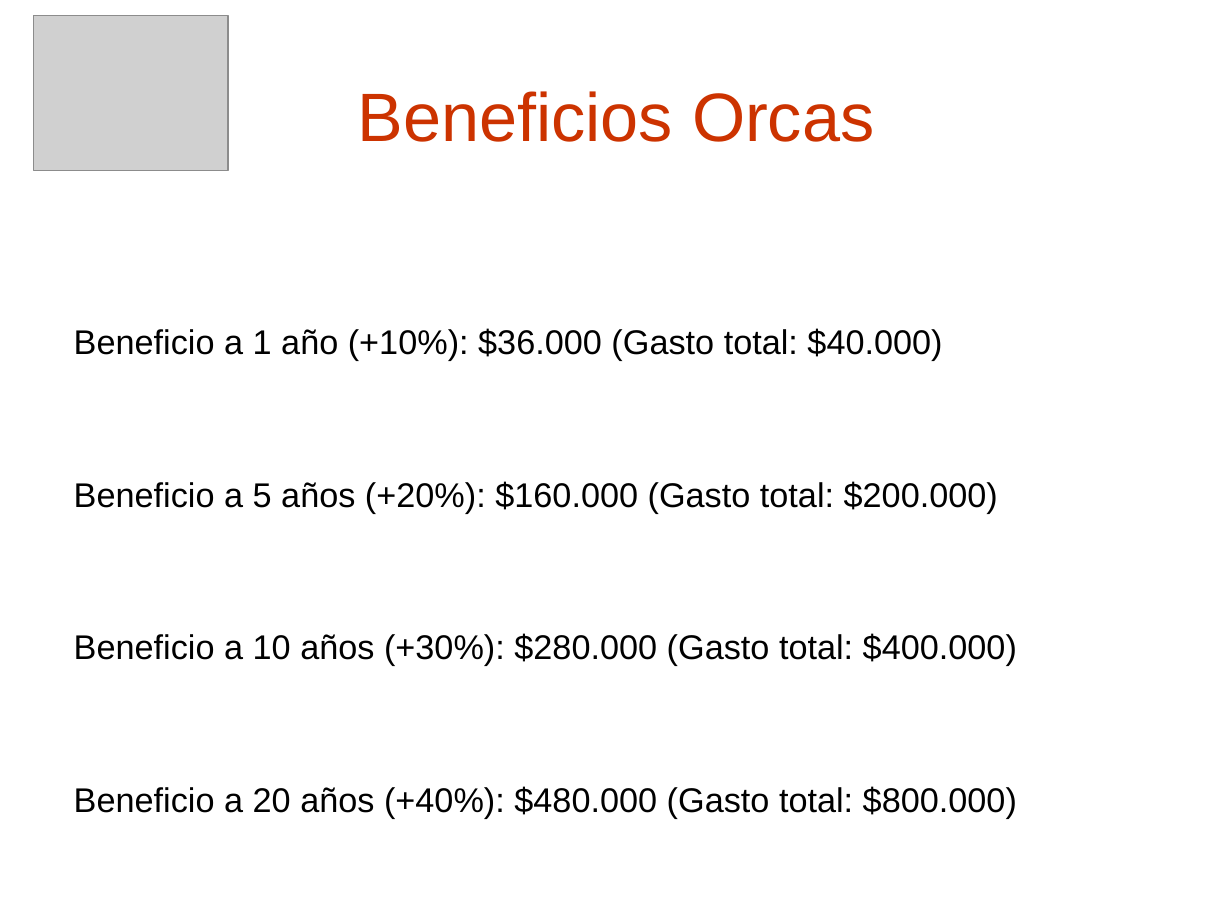
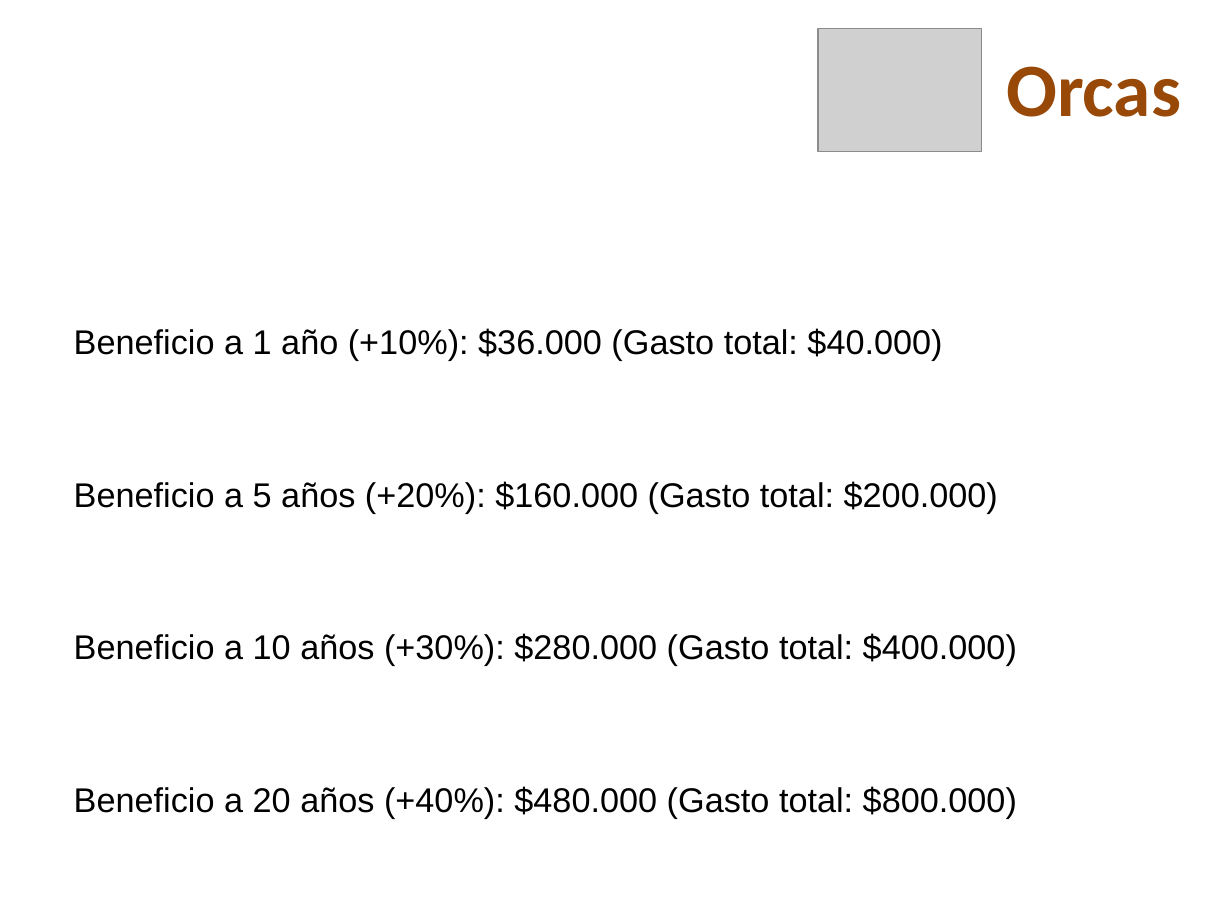
Before and after one commit to nicohen/taller-desarrollo-proyectos-i, a slide deck: slide 11 of Presentaciones/Demo Gerencial.ppt (slide 5 before the commit). Drawn at 1232x924 pixels with LibreOffice and Linux fonts; fonts in the diff are those of the drawing; grey boxes stand for pictures; background and template pictures are left out. Boxes give left, top, right and bottom in pixels: in the first picture for what was removed or moved away, otherwise in the second. Text is boxed around its words. In the diff, an @@ line names an element or a change of style, - is before the commit and + after.

```diff
--- a/Presentaciones/Demo Gerencial.ppt
+++ b/Presentaciones/Demo Gerencial.ppt
@@ picture: place and size @@
-picture at box(33, 16, 228, 171)
+picture at box(818, 28, 982, 152)
@@ text at box(1006, 66, 1181, 117): text changed; size 40 to 44 pt; font Arial to Calibri; text colour #CC3300 to #984807; bold on @@
-Beneficios Orcas
+Orcas
```
Also in this commit, not shown: 13 other slides changed, 10 slides added, 4 slides removed.
